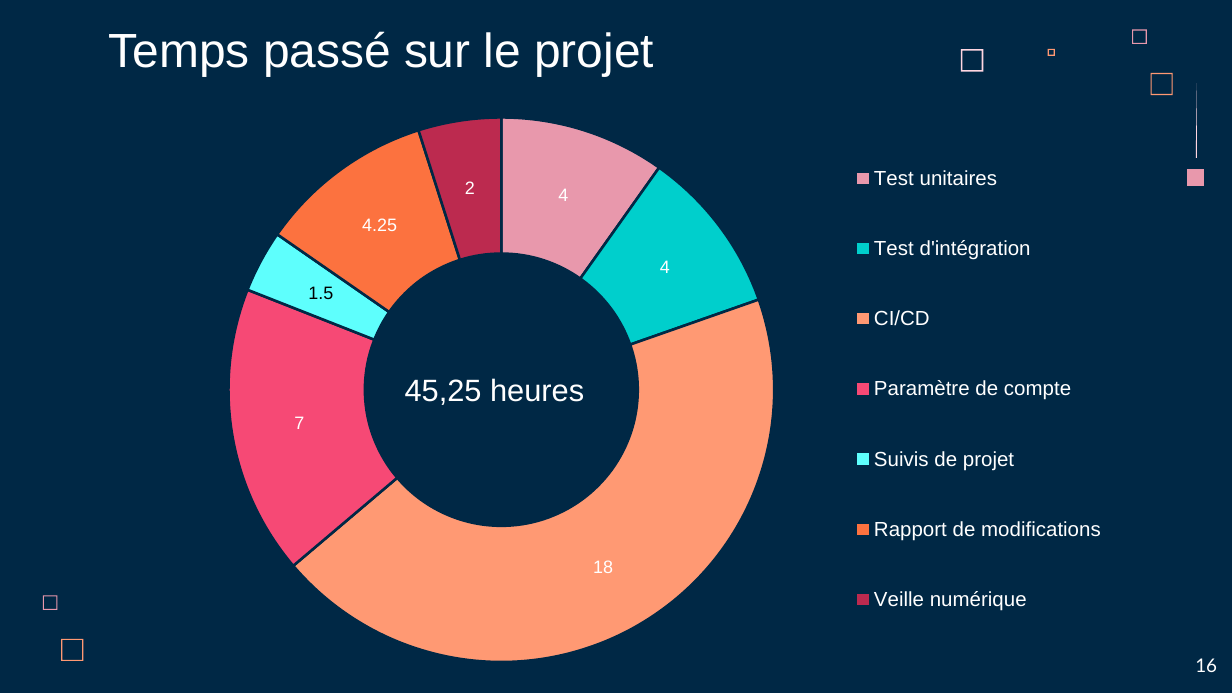
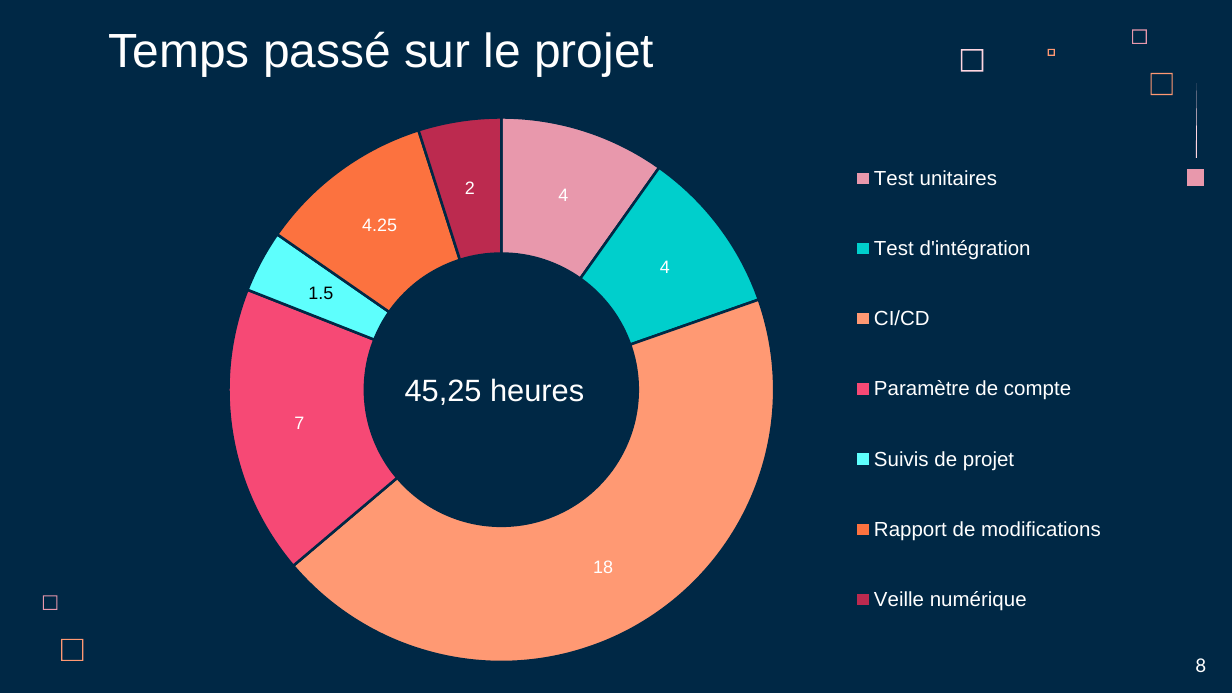
Before and after one commit to LoicSERRE/Projet-annuel-BUT3, a slide deck: slide 8 of Revue de projet/Revue de projet 2/Diapo revue de projet.pptx (slide 7 before the commit). Drawn at 1232x693 pixels with LibreOffice and Linux fonts; fonts in the diff are those of the drawing. Boxes give left, top, right and bottom in pixels: in the first picture for what was removed or moved away, otherwise in the second. Text is boxed around its words. In the diff, an @@ line names an element or a change of style, - is before the commit and + after.

```diff
--- a/Revue de projet/Revue de projet 2/Diapo revue de projet.pptx
+++ b/Revue de projet/Revue de projet 2/Diapo revue de projet.pptx
@@ text at <box>1195,658,1206,672</box>: text changed @@
-16
+8
```
Also in this commit, not shown: 7 other slides changed, 1 slide added, 6 other files.
